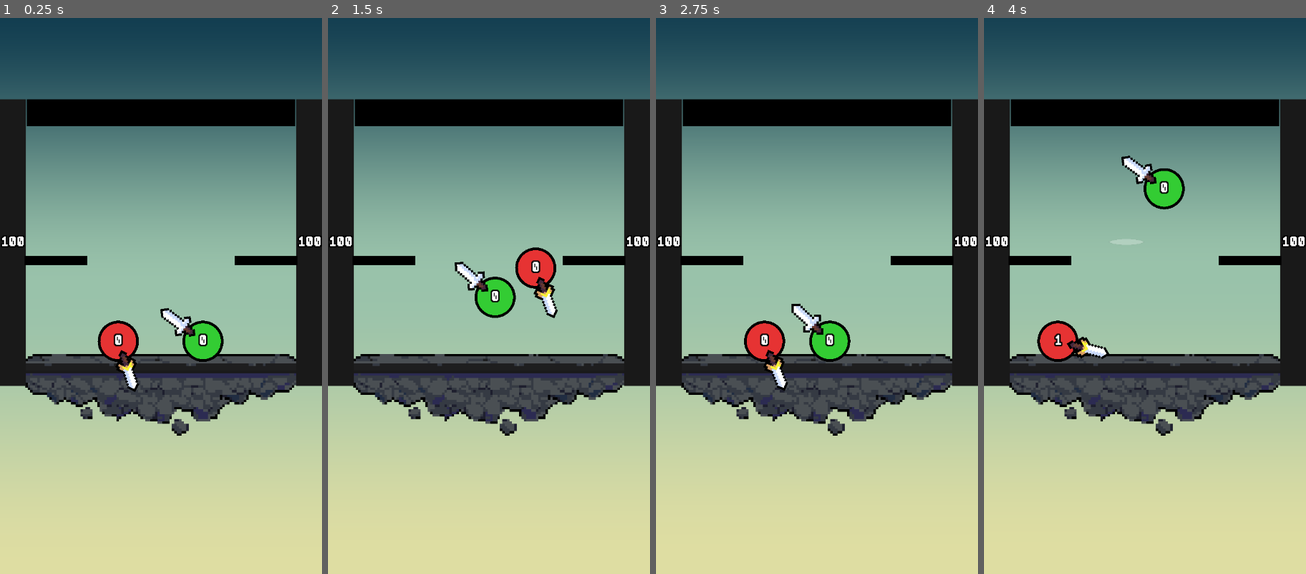
Above: before the commit, frames 1-4 (left to right).
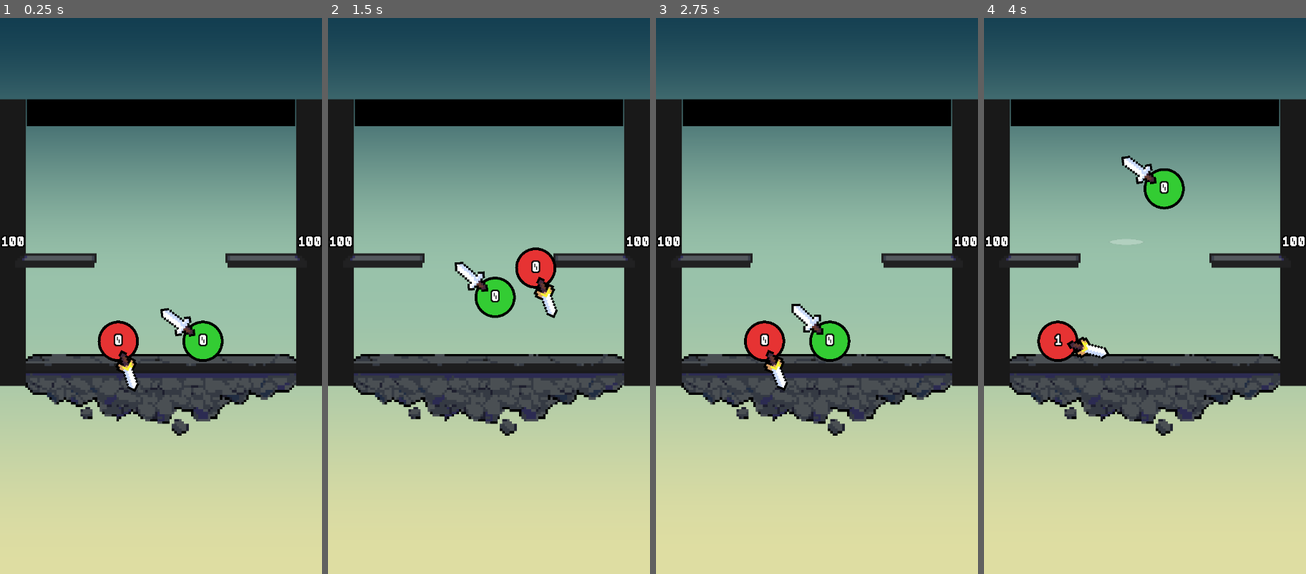
Above: after the commit, the same moments.

Repository: HarryLin349/Super-Smash-Balls
Game: Godot game, scene res://Main.tscn
The game is run twice, just before and just after one commit, with the same random seed, the same clock (stepped at 60 frames per second) and the same inputs.
Inputs:
- Up to frame 1 (0.25 s): no input
- Up to frame 2 (1.5 s): no input
- Up to frame 3 (2.75 s): no input
- Up to frame 4 (4 s): no input

The runs differ from the first frame. In frame 1, 1.2% of the frame differs, in the area x 6-94%, y 42-45%; in frame 2, 1.1%; in frame 3, 1.2%; in frame 4, 1.2%.

Commit message:
add platform sprites

Diff:
--- a/Main.gd
+++ b/Main.gd
@@ -158,9 +158,22 @@
 	platform.position = position_value
 	if platform.has_node("Visual"):
 		var visual: ColorRect = platform.get_node("Visual")
-		visual.color = Color(0, 0, 0, 1)
+		visual.color = Color(0, 0, 0, 0)
 		visual.size = size
 		visual.position = -size * 0.5
+	if platform.has_node("PlatformSprite"):
+		var platform_sprite: Sprite2D = platform.get_node("PlatformSprite")
+		var floor_scale := 1.0
+		if wall_bottom != null and wall_bottom.has_node("FloorSprite"):
+			var floor_sprite: Sprite2D = wall_bottom.get_node("FloorSprite")
+			var floor_tex := floor_sprite.texture
+			if floor_tex != null:
+				var floor_tex_size := floor_tex.get_size()
+				if floor_tex_size.x > 0.0:
+					floor_scale = (arena_size + 130) / floor_tex_size.x
+		var x_scale := -floor_scale if platform == platform_right else floor_scale
+		platform_sprite.scale = Vector2(x_scale, floor_scale)
+		platform_sprite.position = Vector2.ZERO
 
 
 func _on_damage_taken_changed(ball_id: int, damage_taken: float) -> void:
--- a/Main.tscn
+++ b/Main.tscn
@@ -8,6 +8,7 @@
 [ext_resource type="AudioStream" uid="uid://dtw8o7wi62rte" path="res://sfx/ko-fx.mp3" id="6"]
 [ext_resource type="AudioStream" uid="uid://cjdoqj6khdajt" path="res://sfx/victory.mp3" id="7"]
 [ext_resource type="Texture2D" uid="uid://b4itdgjqj2djm" path="res://assets/floor.png" id="10"]
+[ext_resource type="Texture2D" uid="uid://cwa26wt6svnko" path="res://assets/platform.png" id="11"]
 
 [sub_resource type="Shader" id="8"]
 code = "shader_type canvas_item;
@@ -140,12 +141,18 @@
 
 [node name="Visual" type="ColorRect" parent="Platforms/PlatformLeft"]
 
+[node name="PlatformSprite" type="Sprite2D" parent="Platforms/PlatformLeft"]
+texture = ExtResource("11")
+
 [node name="PlatformRight" type="StaticBody2D" parent="Platforms"]
 
 [node name="CollisionShape2D" type="CollisionShape2D" parent="Platforms/PlatformRight"]
 shape = SubResource("7")
 
 [node name="Visual" type="ColorRect" parent="Platforms/PlatformRight"]
+
+[node name="PlatformSprite" type="Sprite2D" parent="Platforms/PlatformRight"]
+texture = ExtResource("11")
 
 [node name="BallLeft" parent="." instance=ExtResource("2")]
 
Not shown: 1 places in Main.tscn that only renumber resources
Binary file added: assets/platform.png
Not shown, added: assets/platform.png.import
